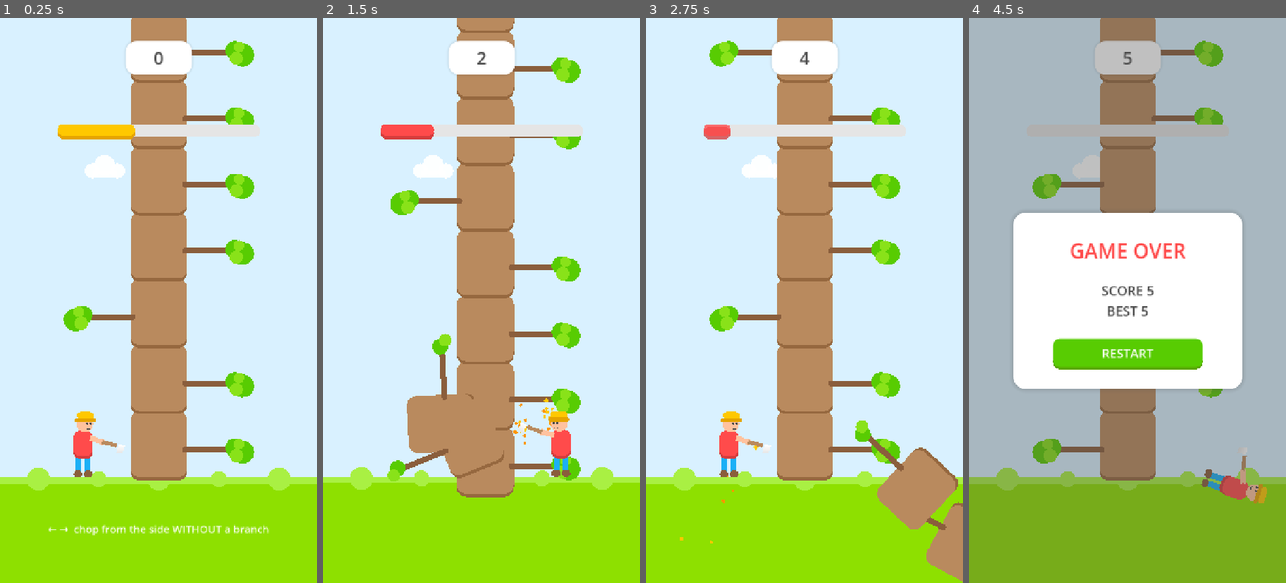
Above: before the commit, frames 1-4 (left to right).
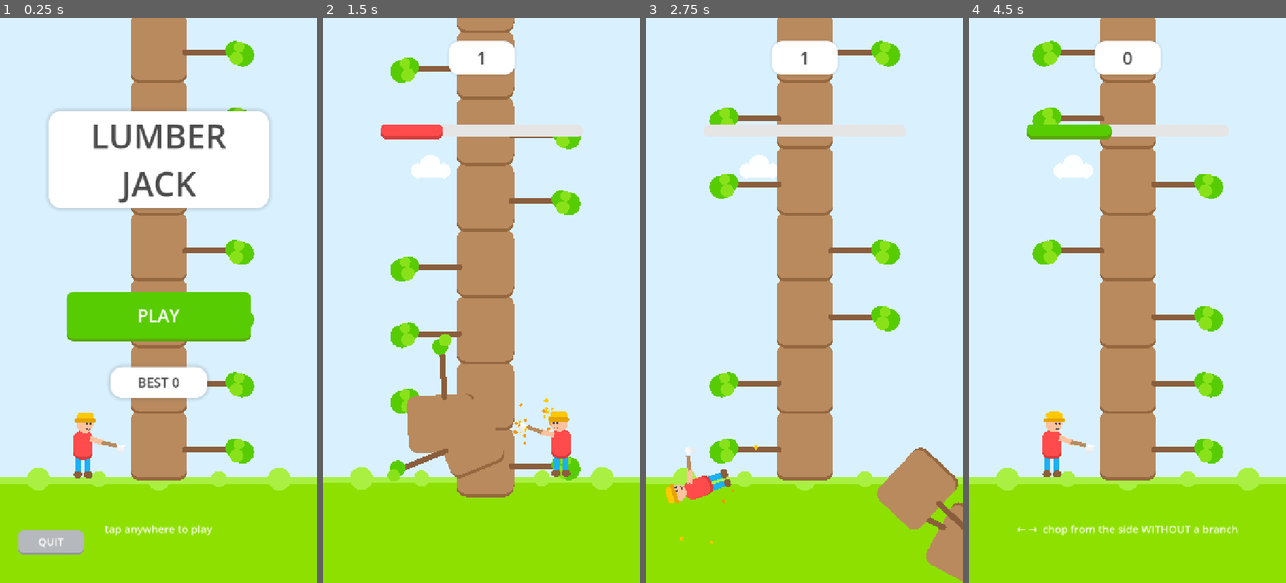
Above: after the commit, the same moments.

Repository: spr021/lumber-jack
Game: Godot game, scene res://scenes/menu.tscn
The game is run twice, just before and just after one commit, with the same random seed, the same clock (stepped at 60 frames per second) and the same inputs. Before the commit the project starts from res://scenes/main.tscn.
Inputs (mouse positions are in pixels of both pictures, inside the frame that each line leads up to):
- Up to frame 1 (0.25 s): no input
- Up to frame 2 (1.5 s): click (481, 317) at 0.5 s, where only the run after the commit has a clickable "PLAY"; tap Enter (ui_accept) at 1.25 s; move the mouse to (551, 272) at 1.27 s; hold Right (ui_right) from 1.28 s (still down); hold Enter (ui_accept) from 1.28 s (still down); click (551, 272) at 1.42 s
- Up to frame 3 (2.75 s): move the mouse to (741, 328) at 2.02 s; release Right (ui_right) at 2.03 s; release Enter (ui_accept) at 2.03 s; hold Left (ui_left) from 2.03 s (still down); tap Enter (ui_accept) at 2.1, 2.27, 2.57 s; click (741, 328) at 2.17 s
- Up to frame 4 (4.5 s): move the mouse to (1159, 176) at 2.77 s; release Left (ui_left) at 2.78 s; hold Right (ui_right) 2.78-3.5 s; hold Enter (ui_accept) 2.78-3.5 s; click (1159, 176) at 2.92 s; click (1127, 334) at 3.5 s, where only the run after the commit has a clickable "MENU"; click (1127, 317) at 4.25 s, where only the run after the commit has a clickable "PLAY"

The runs differ from the first frame. In frame 1, 21% of the frame differs, in the area x 5-86%, y 4-95%; in frame 2, 4.3%; in frame 3, 6.8%; in frame 4, 100%, in the area x 0-100%, y 0-100%.

Commit message:
feat: add start menu so the game no longer boots into gameplay
- scenes/menu.tscn + scripts/menu.gd: title screen in the same procedural
  art style (palette/geometry referenced from main.gd constants), idle
  bobbing lumberjack, drifting clouds, white title card, green PLAY
  button, BEST score pill, QUIT button (hidden on mobile), tap anywhere
  to start
- project.godot boots into the menu; menu starts the game scene
- game-over card gains a grey MENU button back to the menu, next to the
  green RESTART button (card made taller to fit)
- menu has its own debug-harness hook: with user args it screenshots the
  menu then starts the game so main.gd's harness takes over

Menu -> play -> chop -> death -> restart/menu flow verified with the
headless rules test and screenshot harness.

Diff:
--- a/project.godot
+++ b/project.godot
@@ -11,7 +11,7 @@
 [application]
 
 config/name="lumber jack"
-run/main_scene="res://scenes/main.tscn"
+run/main_scene="res://scenes/menu.tscn"
 config/features=PackedStringArray("4.4", "Mobile")
 config/icon="res://icon.svg"
 
--- a/scenes/main.tscn
+++ b/scenes/main.tscn
@@ -52,6 +52,22 @@
 corner_radius_bottom_right = 16
 corner_radius_bottom_left = 16
 
+[sub_resource type="StyleBoxFlat" id="StyleBox_btn_grey"]
+bg_color = Color(0.71, 0.72, 0.74, 1)
+corner_radius_top_left = 14
+corner_radius_top_right = 14
+corner_radius_bottom_right = 14
+corner_radius_bottom_left = 14
+border_width_bottom = 5
+border_color = Color(0.58, 0.59, 0.62, 1)
+
+[sub_resource type="StyleBoxFlat" id="StyleBox_btn_grey_pressed"]
+bg_color = Color(0.58, 0.59, 0.62, 1)
+corner_radius_top_left = 14
+corner_radius_top_right = 14
+corner_radius_bottom_right = 14
+corner_radius_bottom_left = 14
+
 [sub_resource type="StyleBoxEmpty" id="StyleBox_focus"]
 
 [node name="Main" type="Node2D"]
@@ -93,9 +109,9 @@
 anchor_right = 0.5
 anchor_bottom = 0.5
 offset_left = -260.0
-offset_top = -200.0
+offset_top = -230.0
 offset_right = 260.0
-offset_bottom = 200.0
+offset_bottom = 210.0
 theme_override_styles/panel = SubResource("StyleBox_card")
 
 [node name="GameOverLabel" type="Label" parent="UI/GameOverCard"]
@@ -122,9 +138,9 @@
 anchor_right = 0.5
 anchor_bottom = 1.0
 offset_left = -170.0
-offset_top = -114.0
+offset_top = -104.0
 offset_right = 170.0
-offset_bottom = -44.0
+offset_bottom = -34.0
 theme_override_colors/font_color = Color(1, 1, 1, 1)
 theme_override_colors/font_pressed_color = Color(1, 1, 1, 1)
 theme_override_font_sizes/font_size = 28
@@ -133,6 +149,24 @@
 theme_override_styles/pressed = SubResource("StyleBox_btn_pressed")
 theme_override_styles/focus = SubResource("StyleBox_focus")
 text = "RESTART"
+
+[node name="MenuButton" type="Button" parent="UI/GameOverCard"]
+anchor_left = 0.5
+anchor_top = 1.0
+anchor_right = 0.5
+anchor_bottom = 1.0
+offset_left = -170.0
+offset_top = -164.0
+offset_right = 170.0
+offset_bottom = -114.0
+theme_override_colors/font_color = Color(1, 1, 1, 1)
+theme_override_colors/font_pressed_color = Color(1, 1, 1, 1)
+theme_override_font_sizes/font_size = 22
+theme_override_styles/normal = SubResource("StyleBox_btn_grey")
+theme_override_styles/hover = SubResource("StyleBox_btn_grey")
+theme_override_styles/pressed = SubResource("StyleBox_btn_grey_pressed")
+theme_override_styles/focus = SubResource("StyleBox_focus")
+text = "MENU"
 
 [node name="HintLabel" type="Label" parent="UI"]
 anchors_preset = 12
--- /dev/null
+++ b/scenes/menu.tscn
@@ -0,0 +1,153 @@
+[gd_scene load_steps=11 format=3]
+
+[ext_resource type="Script" path="res://scripts/menu.gd" id="1_menu"]
+
+[sub_resource type="LabelSettings" id="LabelSettings_title"]
+font_size = 76
+font_color = Color(0.294, 0.294, 0.294, 1)
+
+[sub_resource type="LabelSettings" id="LabelSettings_best"]
+font_size = 30
+font_color = Color(0.294, 0.294, 0.294, 1)
+
+[sub_resource type="LabelSettings" id="LabelSettings_hint"]
+font_size = 24
+font_color = Color(1, 1, 1, 0.92)
+
+[sub_resource type="StyleBoxFlat" id="StyleBox_card"]
+bg_color = Color(1, 1, 1, 1)
+corner_radius_top_left = 28
+corner_radius_top_right = 28
+corner_radius_bottom_right = 28
+corner_radius_bottom_left = 28
+shadow_color = Color(0.294, 0.294, 0.294, 0.18)
+shadow_size = 10
+
+[sub_resource type="StyleBoxFlat" id="StyleBox_btn"]
+bg_color = Color(0.345, 0.8, 0.008, 1)
+corner_radius_top_left = 16
+corner_radius_top_right = 16
+corner_radius_bottom_right = 16
+corner_radius_bottom_left = 16
+border_width_bottom = 6
+border_color = Color(0.345, 0.655, 0, 1)
+
+[sub_resource type="StyleBoxFlat" id="StyleBox_btn_pressed"]
+bg_color = Color(0.345, 0.655, 0, 1)
+corner_radius_top_left = 16
+corner_radius_top_right = 16
+corner_radius_bottom_right = 16
+corner_radius_bottom_left = 16
+
+[sub_resource type="StyleBoxFlat" id="StyleBox_btn_grey"]
+bg_color = Color(0.71, 0.72, 0.74, 1)
+corner_radius_top_left = 14
+corner_radius_top_right = 14
+corner_radius_bottom_right = 14
+corner_radius_bottom_left = 14
+border_width_bottom = 5
+border_color = Color(0.58, 0.59, 0.62, 1)
+
+[sub_resource type="StyleBoxFlat" id="StyleBox_btn_grey_pressed"]
+bg_color = Color(0.58, 0.59, 0.62, 1)
+corner_radius_top_left = 14
+corner_radius_top_right = 14
+corner_radius_bottom_right = 14
+corner_radius_bottom_left = 14
+
+[sub_resource type="StyleBoxEmpty" id="StyleBox_focus"]
+
+[node name="Menu" type="Node2D"]
+script = ExtResource("1_menu")
+
+[node name="UI" type="CanvasLayer" parent="."]
+
+[node name="TitleCard" type="Panel" parent="UI"]
+anchor_left = 0.5
+anchor_right = 0.5
+offset_left = -250.0
+offset_top = 210.0
+offset_right = 250.0
+offset_bottom = 430.0
+mouse_filter = 2
+theme_override_styles/panel = SubResource("StyleBox_card")
+
+[node name="Title" type="Label" parent="UI/TitleCard"]
+anchors_preset = 15
+anchor_right = 1.0
+anchor_bottom = 1.0
+grow_horizontal = 2
+grow_vertical = 2
+label_settings = SubResource("LabelSettings_title")
+text = "LUMBER
+JACK"
+horizontal_alignment = 1
+vertical_alignment = 1
+
+[node name="PlayButton" type="Button" parent="UI"]
+anchor_left = 0.5
+anchor_top = 0.5
+anchor_right = 0.5
+anchor_bottom = 0.5
+offset_left = -210.0
+offset_top = -20.0
+offset_right = 210.0
+offset_bottom = 92.0
+theme_override_colors/font_color = Color(1, 1, 1, 1)
+theme_override_colors/font_pressed_color = Color(1, 1, 1, 1)
+theme_override_font_sizes/font_size = 40
+theme_override_styles/normal = SubResource("StyleBox_btn")
+theme_override_styles/hover = SubResource("StyleBox_btn")
+theme_override_styles/pressed = SubResource("StyleBox_btn_pressed")
+theme_override_styles/focus = SubResource("StyleBox_focus")
+text = "PLAY"
+
+[node name="BestPanel" type="Panel" parent="UI"]
+anchor_left = 0.5
+anchor_right = 0.5
+offset_left = -110.0
+offset_top = 790.0
+offset_right = 110.0
+offset_bottom = 860.0
+mouse_filter = 2
+theme_override_styles/panel = SubResource("StyleBox_card")
+
+[node name="BestLabel" type="Label" parent="UI/BestPanel"]
+anchors_preset = 15
+anchor_right = 1.0
+anchor_bottom = 1.0
+grow_horizontal = 2
+grow_vertical = 2
+label_settings = SubResource("LabelSettings_best")
+text = "BEST 0"
+horizontal_alignment = 1
+vertical_alignment = 1
+
+[node name="QuitButton" type="Button" parent="UI"]
+anchor_top = 1.0
+anchor_bottom = 1.0
+offset_left = 40.0
+offset_top = -120.0
+offset_right = 190.0
+offset_bottom = -64.0
+theme_override_colors/font_color = Color(1, 1, 1, 1)
+theme_override_colors/font_pressed_color = Color(1, 1, 1, 1)
+theme_override_font_sizes/font_size = 24
+theme_override_styles/normal = SubResource("StyleBox_btn_grey")
+theme_override_styles/hover = SubResource("StyleBox_btn_grey")
+theme_override_styles/pressed = SubResource("StyleBox_btn_grey_pressed")
+theme_override_styles/focus = SubResource("StyleBox_focus")
+text = "QUIT"
+
+[node name="HintLabel" type="Label" parent="UI"]
+anchors_preset = 12
+anchor_top = 1.0
+anchor_right = 1.0
+anchor_bottom = 1.0
+offset_top = -150.0
+offset_bottom = -96.0
+grow_vertical = 0
+label_settings = SubResource("LabelSettings_hint")
+text = "tap anywhere to play"
+horizontal_alignment = 1
+vertical_alignment = 1
--- a/scripts/main.gd
+++ b/scripts/main.gd
@@ -83,6 +83,7 @@
 @onready var game_over_card: Panel = $UI/GameOverCard
 @onready var final_label: Label = $UI/GameOverCard/FinalLabel
 @onready var restart_button: Button = $UI/GameOverCard/RestartButton
+@onready var menu_button: Button = $UI/GameOverCard/MenuButton
 
 
 func _ready() -> void:
@@ -92,11 +93,17 @@
 	_apply_safe_area()
 	get_viewport().size_changed.connect(_apply_safe_area)
 	restart_button.pressed.connect(_on_restart_pressed)
+	menu_button.pressed.connect(_on_menu_pressed)
 
 
 func _on_restart_pressed() -> void:
 	if state == State.GAME_OVER and elapsed - game_over_at >= 0.35:
 		_reset()
+
+
+func _on_menu_pressed() -> void:
+	if state == State.GAME_OVER and elapsed - game_over_at >= 0.35:
+		get_tree().change_scene_to_file("res://scenes/menu.tscn")
 
 
 func _apply_safe_area() -> void:
--- /dev/null
+++ b/scripts/menu.gd
@@ -0,0 +1,212 @@
+extends Node2D
+## Start menu — the game boots into this scene, so starting a run is a
+## deliberate act instead of an instant drop into gameplay.
+##
+## Mirrors the game's procedural art style; palette and geometry come straight
+## from scripts/main.gd constants (preloaded below) so the two can't drift.
+## Any tap, click, or key — or the PLAY button — starts the game.
+
+const G := preload("res://scripts/main.gd")
+
+var best := 0
+var elapsed := 0.0
+var segments: Array = []
+
+@onready var best_label: Label = $UI/BestPanel/BestLabel
+@onready var play_button: Button = $UI/PlayButton
+@onready var quit_button: Button = $UI/QuitButton
+
+
+func _ready() -> void:
+	# Harness first: it seeds the RNG that _build_tree consumes.
+	_setup_debug_harness()
+	best = _load_best()
+	best_label.text = "BEST %d" % best
+	play_button.pressed.connect(_on_play_pressed)
+	quit_button.pressed.connect(_on_quit_pressed)
+	if OS.get_name() in ["Android", "iOS"]:
+		quit_button.visible = false
+	_build_tree()
+
+
+func _build_tree() -> void:
+	# Same fair-start rule as the game: the lumberjack stands on the left, so
+	# the bottom branch must be on the right.
+	segments = [G.Side.RIGHT]
+	for i in 9:
+		segments.append(G.Side.LEFT if randi() % 2 == 0 else G.Side.RIGHT)
+
+
+func _process(delta: float) -> void:
+	elapsed += delta
+	queue_redraw()
+
+
+func _unhandled_input(event: InputEvent) -> void:
+	var tapped := false
+	if (event is InputEventScreenTouch or event is InputEventMouseButton) and event.pressed:
+		tapped = true
+	if event.is_action_pressed("ui_accept") or tapped \
+			or (event is InputEventKey and event.pressed and not event.echo):
+		_on_play_pressed()
+
+
+func _on_play_pressed() -> void:
+	get_tree().change_scene_to_file("res://scenes/main.tscn")
+
+
+func _on_quit_pressed() -> void:
+	get_tree().quit()
+
+
+func _load_best() -> int:
+	var config := ConfigFile.new()
+	if config.load(G.SAVE_PATH) == OK:
+		return config.get_value("game", "best", 0)
+	return 0
+
+
+# ---------------------------------------------------------- debug harness ---
+# Mirrors the harness in scripts/main.gd. With user args, saves one screenshot
+# of the menu and then starts the game, so the game-side harness (which sees
+# the same user args) takes over and produces its usual shots.
+
+func _setup_debug_harness() -> void:
+	var args := OS.get_cmdline_user_args()
+	if args.is_empty():
+		randomize()
+		return
+	for arg in args:
+		if arg.begins_with("seed="):
+			seed(arg.substr(5).to_int())
+	_run_harness.call_deferred()
+
+
+func _run_harness() -> void:
+	var prefix := "/tmp/lj_shot"
+	for arg in OS.get_cmdline_user_args():
+		if arg.begins_with("out="):
+			prefix = arg.substr(4)
+	await get_tree().create_timer(0.6).timeout
+	await _shot(prefix + "_menu.png")
+	print("MENU state=menu best=", best, " quit=", quit_button.visible,
+		" segs(bottom-up)=", segments)
+	_on_play_pressed()
+
+
+func _shot(path: String) -> void:
+	await RenderingServer.frame_post_draw
+	get_viewport().get_texture().get_image().save_png(path)
+
+
+# ---------------------------------------------------------------- drawing ---
+
+func _draw() -> void:
+	var vw := get_viewport_rect().size.x
+	var vh := get_viewport_rect().size.y
+	var ground := vh - G.GROUND_MARGIN
+	draw_rect(Rect2(0.0, 0.0, vw, ground), G.SKY)
+	_draw_clouds(vw)
+	draw_rect(Rect2(0.0, ground, vw, vh - ground + 40.0), G.GRASS)
+	draw_rect(Rect2(0.0, ground, vw, 14.0), G.GRASS_LIGHT)
+	_draw_bushes(ground, vw)
+	for i in segments.size():
+		_draw_segment(segments[i], ground - float(i + 1) * G.SEG_H, vw * 0.5)
+	_draw_jack(Vector2(vw * 0.5 - G.JACK_X, ground))
+
+
+func _draw_bushes(ground: float, vw: float) -> void:
+	for k in 5:
+		var x := vw * (0.12 + 0.19 * k)
+		var r := 26.0 if k % 2 == 0 else 18.0
+		draw_circle(Vector2(x, ground + 4.0), r, G.GRASS_LIGHT)
+
+
+func _draw_clouds(vw: float) -> void:
+	var span := vw + 360.0
+	var drift := fmod(elapsed * 10.0, span) - 180.0
+	_draw_cloud(Vector2(drift, 190.0), 1.0)
+	_draw_cloud(Vector2(fmod(drift + span * 0.55, span) - 180.0, 340.0), 0.7)
+
+
+func _draw_cloud(center: Vector2, s: float) -> void:
+	draw_circle(center + Vector2(-40.0 * s, 8.0 * s), 24.0 * s, G.CLOUD)
+	draw_circle(center + Vector2(0.0, -10.0 * s), 34.0 * s, G.CLOUD)
+	draw_circle(center + Vector2(42.0 * s, 8.0 * s), 24.0 * s, G.CLOUD)
+	draw_rect(Rect2(center + Vector2(-40.0 * s, 8.0 * s), Vector2(82.0 * s, 22.0 * s)), G.CLOUD)
+
+
+func _draw_segment(branch: int, top: float, cx: float) -> void:
+	_draw_block(Rect2(cx - G.TRUNK_W * 0.5, top, G.TRUNK_W, G.SEG_H), 22.0,
+		G.TRUNK, G.TRUNK_D)
+	var dir := -1.0 if branch == G.Side.LEFT else 1.0
+	var by := top + G.SEG_H * 0.58
+	var x0 := cx + dir * (G.TRUNK_W * 0.5 - 6.0)
+	var x1 := x0 + dir * (G.BRANCH_LEN - 24.0)
+	draw_line(Vector2(x0, by), Vector2(x1, by), G.BARK, 13.0)
+	draw_circle(Vector2(x0, by), 6.5, G.BARK)
+	draw_circle(Vector2(x1, by), 6.5, G.BARK)
+	draw_circle(Vector2(x1 + dir * 12.0, by - 4.0), 21.0, G.LEAF)
+	draw_circle(Vector2(x1 + dir * 30.0, by + 6.0), 26.0, G.LEAF)
+	draw_circle(Vector2(x1 + dir * 16.0, by + 14.0), 15.0, G.LEAF_L)
+	draw_circle(Vector2(x1 + dir * 22.0, by - 12.0), 12.0, G.LEAF_L)
+
+
+func _draw_jack(base: Vector2) -> void:
+	# Idle pose of the game's lumberjack, breathing with a tiny bob.
+	draw_set_transform(base + Vector2(0.0, sin(elapsed * 2.6) * 2.0), 0.0, Vector2.ONE)
+	_block_local(Rect2(-17.0, -54.0, 14.0, 42.0), 7.0, G.PANTS)
+	_block_local(Rect2(3.0, -54.0, 14.0, 42.0), 7.0, G.PANTS)
+	_block_local(Rect2(-21.0, -15.0, 19.0, 15.0), 7.0, G.BOOT)
+	_block_local(Rect2(1.0, -15.0, 21.0, 15.0), 7.0, G.BOOT)
+	_draw_block(Rect2(-22.0, -106.0, 44.0, 58.0), 16.0, G.SHIRT, G.SHIRT_D)
+	draw_circle(Vector2(4.0, -121.0), 19.0, G.SKIN)
+	_block_local(Rect2(-14.0, -148.0, 38.0, 17.0), 8.0, G.HAT)
+	_block_local(Rect2(-19.0, -134.0, 48.0, 9.0), 4.5, G.HAT_D)
+	draw_circle(Vector2(9.0, -122.0), 2.5, G.UI_TEXT)
+	draw_circle(Vector2(17.0, -122.0), 2.5, G.UI_TEXT)
+	draw_arc(Vector2(12.0, -114.0), 5.0, PI * 0.18, PI * 0.82, 8, G.UI_TEXT, 2.0)
+	# Arm and axe resting against the trunk.
+	var hand := Vector2(43.0, -80.0)
+	var tip := hand + Vector2(34.0, 8.0)
+	draw_line(Vector2(8.0, -92.0), hand, G.SKIN, 12.0)
+	draw_circle(Vector2(8.0, -92.0), 9.0, G.SHIRT)
+	draw_circle(hand, 7.0, G.SKIN)
+	draw_line(hand, tip, G.HANDLE_WOOD, 9.0)
+	var dir2 := Vector2(34.0, 8.0).normalized()
+	var perp := Vector2(-dir2.y, dir2.x)
+	var blade := PackedVector2Array([
+		tip + dir2 * 3.0 + perp * 17.0,
+		tip + dir2 * 17.0 + perp * 14.0,
+		tip + dir2 * 17.0 - perp * 5.0,
+		tip + dir2 * 3.0 - perp * 3.0,
+	])
+	draw_polygon(blade, PackedColorArray([G.STEEL, G.STEEL, G.STEEL_EDGE, G.STEEL_EDGE]))
+	draw_set_transform(Vector2.ZERO, 0.0, Vector2.ONE)
+
+
+func _draw_block(rect: Rect2, radius: float, color: Color, edge_color: Color,
+		edge := 7.0) -> void:
+	draw_polygon(_rounded_points(Rect2(rect.position + Vector2(0.0, edge), rect.size), radius),
+		PackedColorArray([edge_color]))
+	draw_polygon(_rounded_points(rect, radius), PackedColorArray([color]))
+
+
+func _block_local(rect: Rect2, radius: float, color: Color) -> void:
+	draw_polygon(_rounded_points(rect, radius), PackedColorArray([color]))
+
+
+func _rounded_points(rect: Rect2, radius: float, seg := 5) -> PackedVector2Array:
+	var r := minf(radius, minf(rect.size.x, rect.size.y) * 0.5)
+	var pts := PackedVector2Array()
+	var arcs := [
+		[Vector2(rect.position.x + r, rect.position.y + r), PI, PI * 1.5],
+		[Vector2(rect.end.x - r, rect.position.y + r), PI * 1.5, TAU],
+		[Vector2(rect.end.x - r, rect.end.y - r), 0.0, PI * 0.5],
+		[Vector2(rect.position.x + r, rect.end.y - r), PI * 0.5, PI],
+	]
+	for arc in arcs:
+		for i in seg + 1:
+			var a: float = arc[1] + (arc[2] - arc[1]) * i / seg
+			pts.append(arc[0] + Vector2.from_angle(a) * r)
+	return pts
Not shown: 1 places in scenes/main.tscn that only renumber resources
